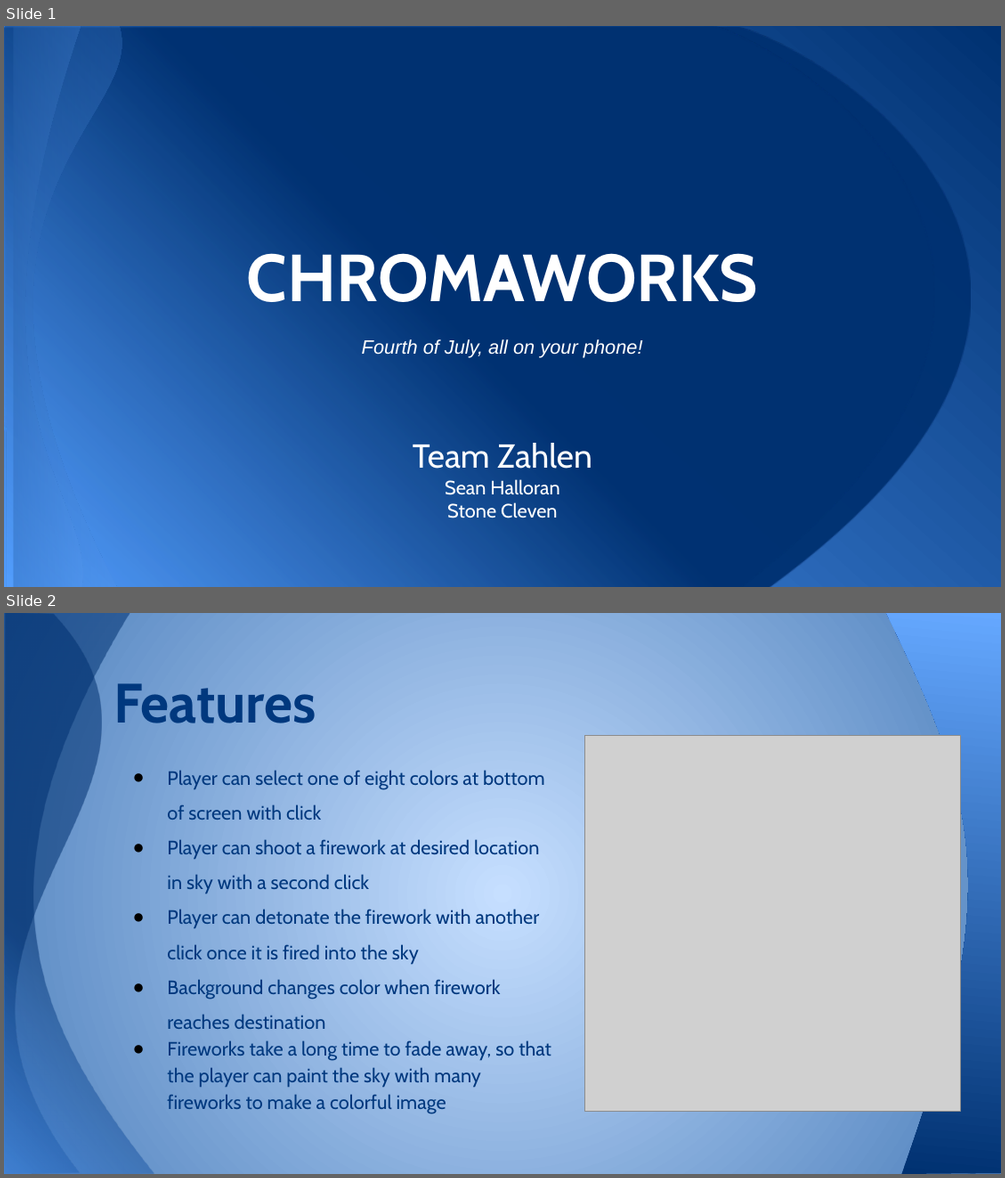
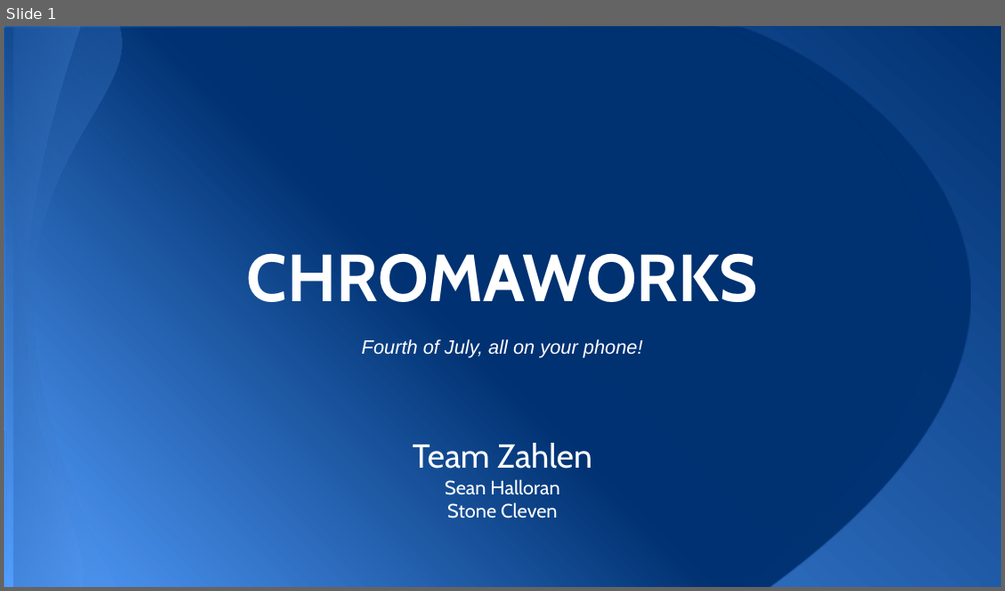
Before and after one commit to ComicSeans/imgd2900, a slide deck: assig7/Chromaworks.pptx. Shown one above the other, each under a label of ours: slides 1 and 2 before the commit, slide 1 after it. The pictures are 1005x1178 and 1005x591 pixels, drawn with LibreOffice and Linux fonts; fonts in the diff are those of the drawing; grey boxes stand for pictures. Boxes give left, top, right and bottom in pixels: in the first picture for what was removed or moved away, otherwise in the second. Text is boxed around its words. In the diff, an @@ line names an element or a change of style, - is before the commit and + after.

```diff
--- a/assig7/Chromaworks.pptx
+++ b/assig7/Chromaworks.pptx
@@ slide 2 removed at bbox=[4, 613, 1001, 1174], background gradient #C6DFFF to #4F81BD @@
@@ freeform shape removed at bbox=[4, 613, 154, 1173] @@
@@ freeform shape removed at bbox=[4, 613, 220, 1173] @@
@@ freeform shape removed at bbox=[886, 613, 1001, 1174] @@
@@ title removed at bbox=[113, 683, 316, 723] @@
-Features
@@ picture removed at bbox=[584, 736, 960, 1111] @@
@@ text removed at bbox=[167, 770, 551, 1113] @@
-● Player can select one of eight colors at bottom of screen with click
-● Player can shoot a firework at desired location in sky with a second click
-● Player can detonate the firework with another click once it is fired into the sky
-● Background changes color when firework reaches destination
-● Fireworks take a long time to fade away, so that the player can paint the sky with many fireworks to make a colorful image
```
Also in this commit, not shown: 2 slides added, 6 other slides removed.
